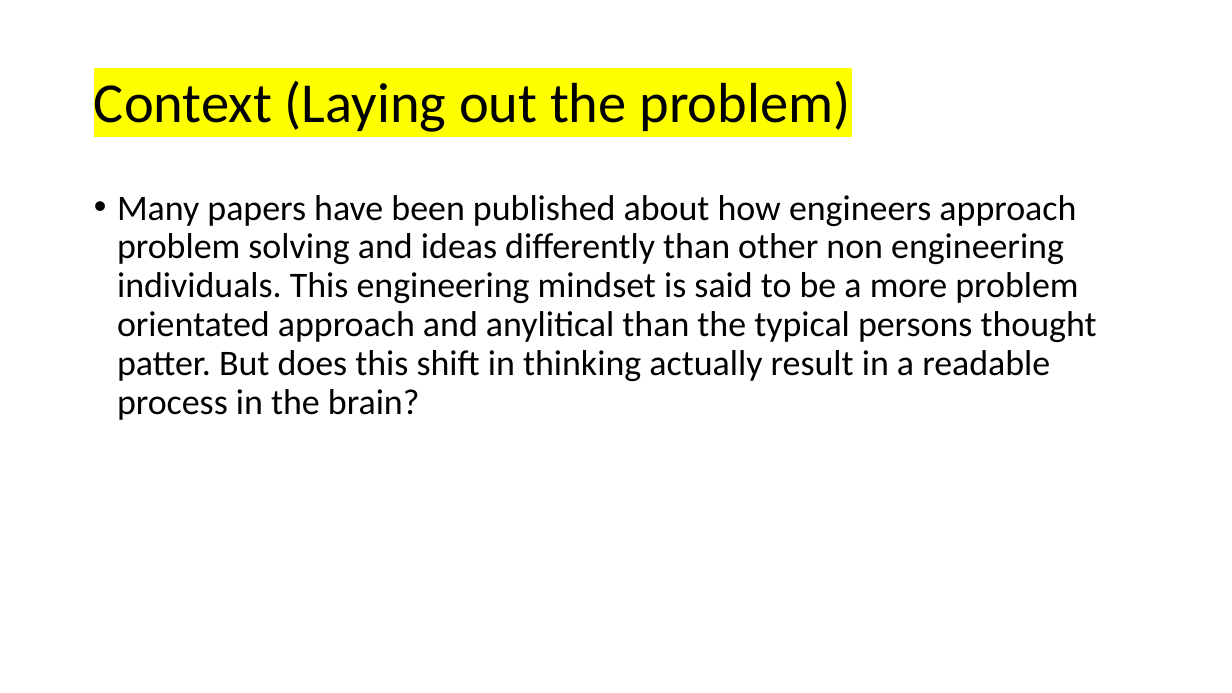
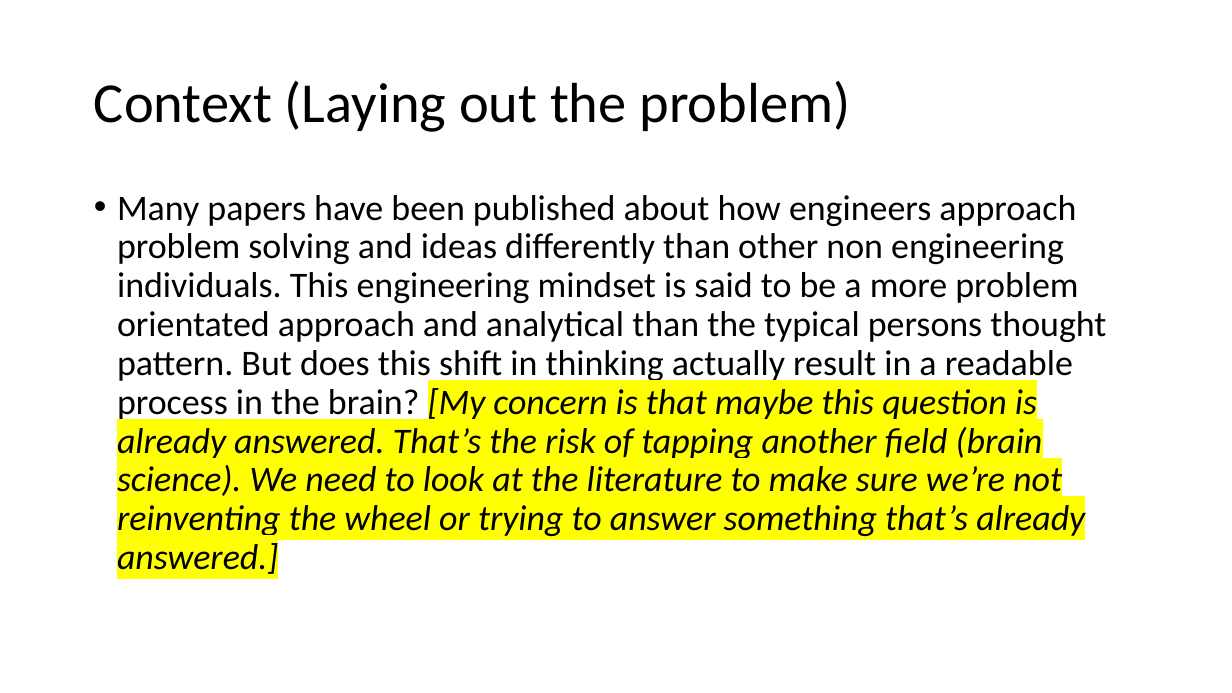
Before and after one commit to nauticalmonkey/CalPolyThesis, a slide deck: slide 2 of Thesis Idea.pptx. Drawn at 1232x693 pixels with LibreOffice and Linux fonts; fonts in the diff are those of the drawing. Boxes give left, top, right and bottom in pixels: in the first picture for what was removed or moved away, otherwise in the second. Text is boxed around its words. In the diff, an @@ line names an element or a change of style, - is before the commit and + after.

```diff
--- a/Thesis Idea.pptx
+++ b/Thesis Idea.pptx
@@ title "Context (Laying out the problem)" at bbox=[94, 81, 850, 132]: highlight #FFFF00 to none @@
@@ text at bbox=[117, 195, 1106, 574]: text changed @@
-• Many papers have been published about how engineers approach problem solving and ideas differently than other non engineering individuals. This engineering mindset is said to be a more problem orientated approach and anylitical than the typical persons thought patter. But does this shift in thinking actually result in a readable process in the brain?
+• Many papers have been published about how engineers approach problem solving and ideas differently than other non engineering individuals. This engineering mindset is said to be a more problem orientated approach and analytical than the typical persons thought pattern. But does this shift in thinking actually result in a readable process in the brain? [My concern is that maybe this question is already answered. That’s the risk of tapping another field (brain science). We need to look at the literature to make sure we’re not reinventing the wheel or trying to answer something that’s already answered.]
```
Also in this commit, not shown: 2 other slides changed.
